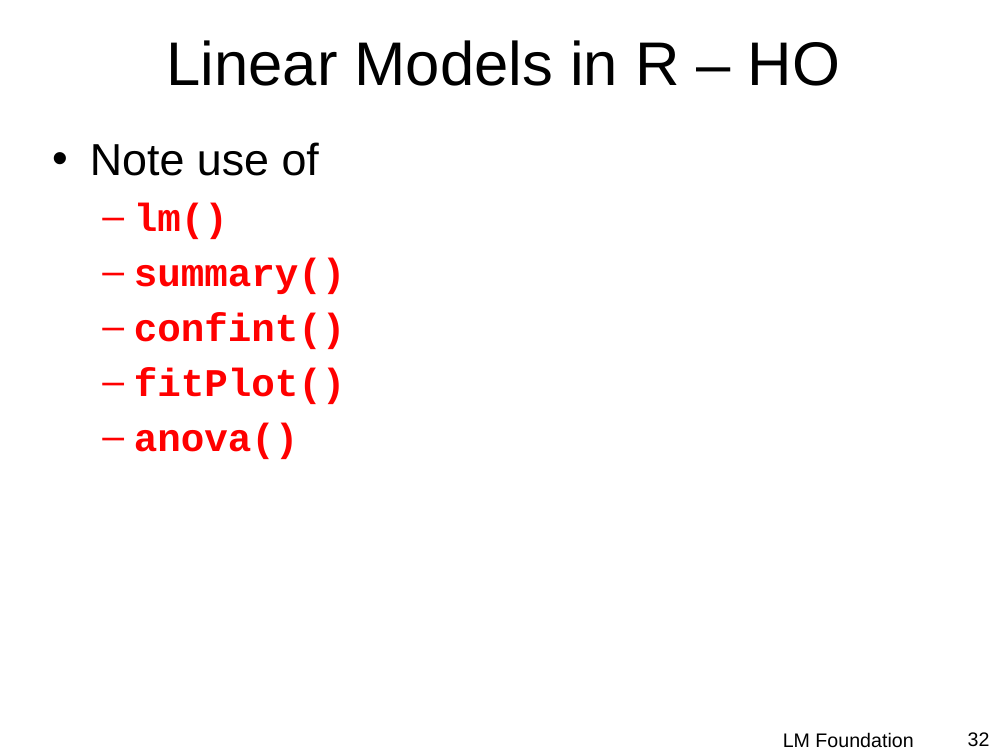
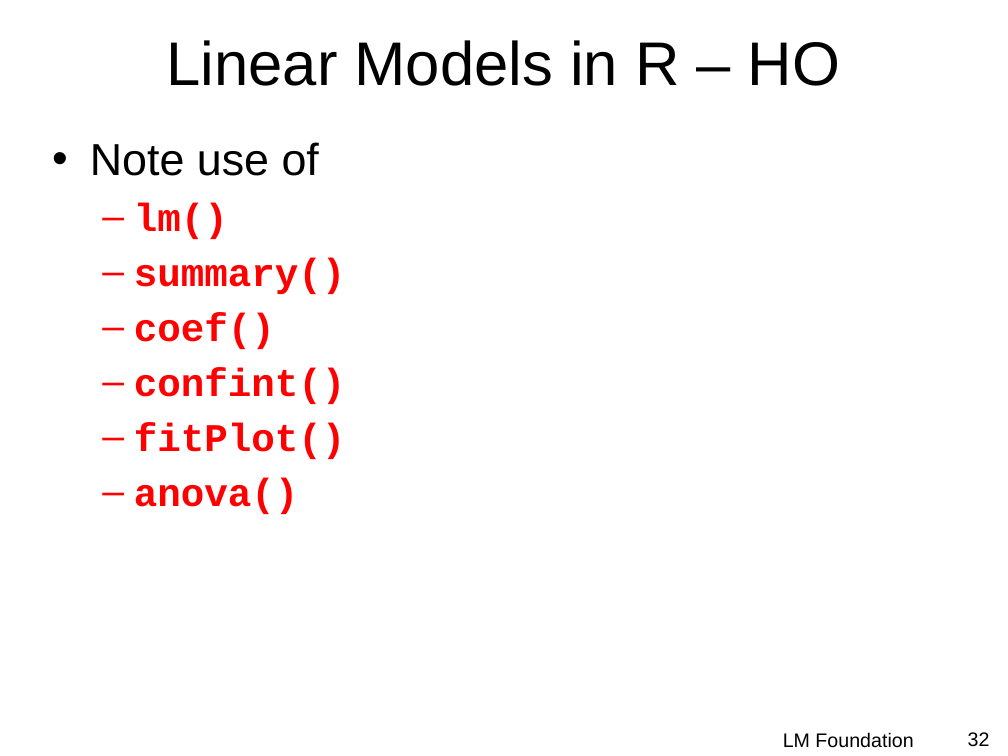
Before and after one commit to droglenc/NCMTH207, a slide deck: slide 32 of modules/LMFoundations/PPT.pptx. Drawn at 1008x756 pixels with LibreOffice and Linux fonts; fonts in the diff are those of the drawing; background and template pictures are left out. Boxes give left, top, right and bottom in pixels: in the first picture for what was removed or moved away, otherwise in the second. Text is boxed around its words. In the diff, an @@ line names an element or a change of style, - is before the commit and + after.

```diff
--- a/modules/LMFoundations/PPT.pptx
+++ b/modules/LMFoundations/PPT.pptx
@@ text at bbox=[134, 313, 275, 349]: paragraph added @@
+  – coef()
```
Also in this commit, not shown: 1 other slide changed.
